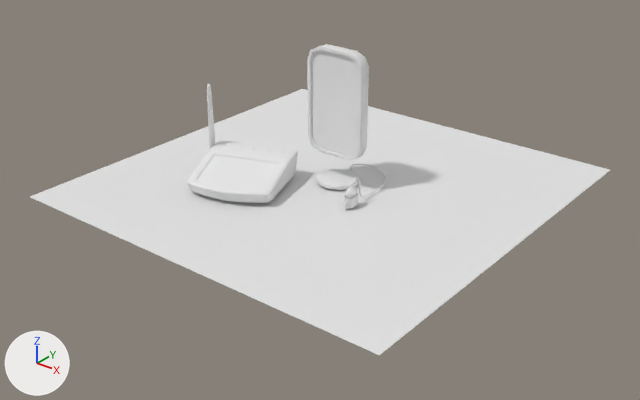
The Blender file assets/PROP/school.blend as it was, and as the next commit left it.
Rendered twice from a camera (50 mm lens) standing at (6.92, -9.05, 5.21) and looking at (0.11, -0.54, -0.07). Arrows for +X, +Y and +Z are at lower left; the lights stay in place.

Names of what the first picture shows: 'Celular', 'Charge', 'Cylinder', 'Plane', 'wifi'.
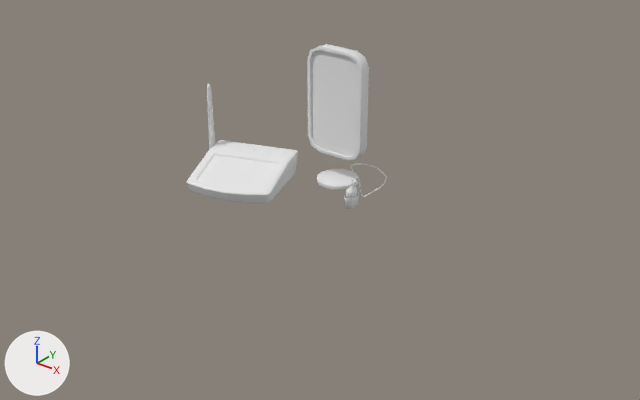
Pixel boxes [x1, y1, x2, y2] of what changed, in the pictures (640 x 400 px):
'Plane', hidden: before [30, 89, 610, 355]

The change, as a diff of the scene's bpy script:
```diff
--- a/assets/PROP/school.blend.py
+++ b/assets/PROP/school.blend.py
@@ ob_plane @@
 ob_plane.scale = (2.92, 2.92, 2.92)
+ob_plane.hide_set(True)  # its collection is switched off
```
